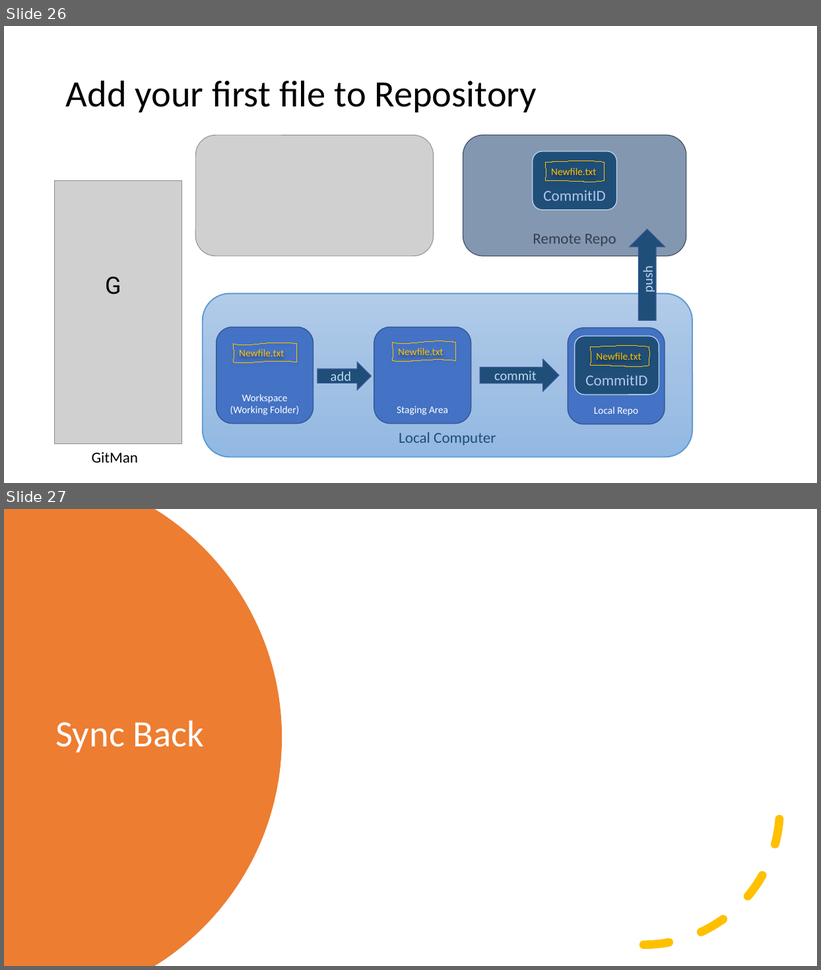
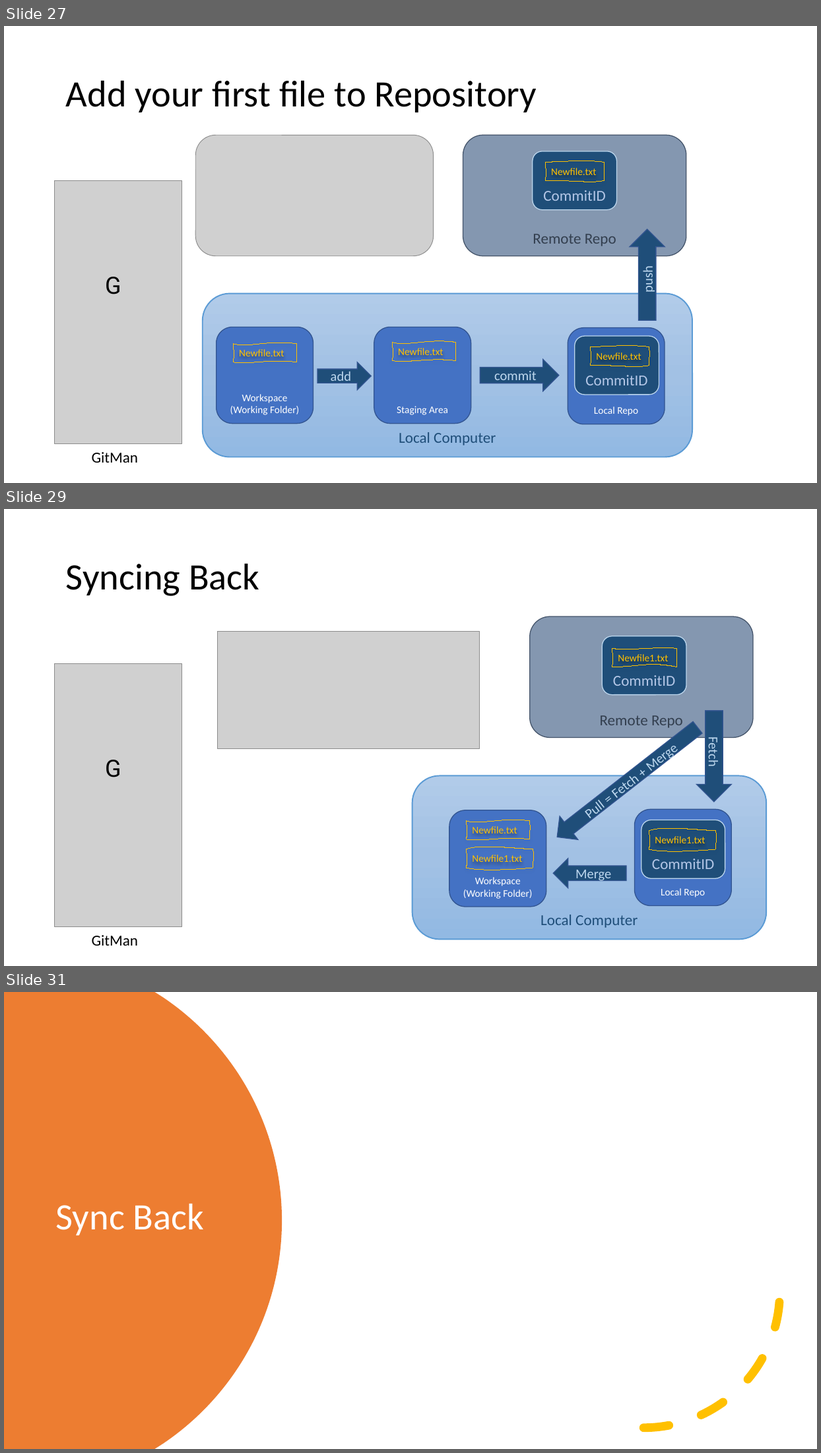
Before and after one commit to LearnWithCSA/GitWorkshop, a slide deck: SlideDeck/Git for Infra.pptx. Shown one above the other, each under a label of ours: slides 26 and 27 before the commit, slides 27, 29 and 31 after it; the slides between them are not shown. The pictures are 821x970 and 821x1453 pixels, drawn with LibreOffice and Linux fonts; fonts in the diff are those of the drawing; grey boxes stand for pictures. Boxes give left, top, right and bottom in pixels: in the first picture for what was removed or moved away, otherwise in the second. Text is boxed around its words. In the diff, an @@ line names an element or a change of style, - is before the commit and + after.

```diff
--- a/SlideDeck/Git for Infra.pptx
+++ b/SlideDeck/Git for Infra.pptx
@@ slide 29 added at [4, 509, 817, 966], background #FFFFFF @@
@@ title added at [66, 563, 259, 596], 44 pt, text #000000 @@
+Syncing Back
@@ rounded rectangle added at [530, 617, 753, 738], fill #8497B0, outline #44546A 1 pt, 18 pt, text #333F50 @@
+Remote Repo
@@ picture added at [217, 632, 480, 749] @@
@@ rounded rectangle added at [603, 636, 686, 695], fill #1F4E79, outline #BDD7EE 1 pt, 18 pt, text #B4C7E7 @@
+CommitID
@@ picture added at [55, 664, 182, 927] @@
@@ freeform shape added at [612, 649, 677, 667], outline #FFC000 0.75 pt, 12 pt, text #FFC000 @@
+Newfile1.txt
@@ left arrow added at [548, 716, 707, 849], fill #1F4E79, outline #325491 1 pt, 16 pt, text #BDD7EE @@
+Pull = Fetch + Merge
@@ right arrow added at [697, 711, 732, 802], fill #1F4E79, outline #325491 1 pt, 16 pt, text #BDD7EE @@
+Fetch
@@ text added at [105, 760, 121, 778], 28 pt, text #000000 @@
+G
@@ rounded rectangle added at [413, 776, 767, 940], fill gradient #B1CBE9 to #A3C1E5 to #93B9E4, outline #5B9BD5 1.5 pt, 18 pt, text #1F4E79 @@
+Local Computer
@@ rounded rectangle added at [450, 811, 547, 907], fill #4472C4, outline #325491 1 pt, 12 pt, text #FFFFFF @@
+Workspace (Working Folder)
@@ freeform shape added at [467, 821, 530, 840], outline #FFC000 0.75 pt, 12 pt, text #FFC000 @@
+Newfile.txt
@@ rounded rectangle added at [635, 810, 732, 906], fill #4472C4, outline #325491 1 pt, 12 pt, text #FFFFFF @@
+Local Repo
@@ rounded rectangle added at [642, 820, 725, 879], fill #1F4E79, outline #BDD7EE 1 pt, 18 pt, text #B4C7E7 @@
+CommitID
@@ freeform shape added at [649, 831, 717, 850], outline #FFC000 0.75 pt, 12 pt, text #FFC000 @@
+Newfile1.txt
@@ freeform shape added at [467, 850, 533, 867], outline #FFC000 0.75 pt, 12 pt, text #FFC000 @@
+Newfile1.txt
@@ down arrow added at [554, 859, 627, 889], fill #1F4E79, outline #325491 1 pt, 16 pt, text #BDD7EE @@
+Merge
@@ text added at [92, 935, 138, 946], 18 pt, text #000000 @@
+GitMan
@@ what was slide 26 is now slide 27 @@
@@ what was slide 27 is now slide 31 @@
```
Also in this commit, not shown: 6 slides changed, 3 other slides added.
